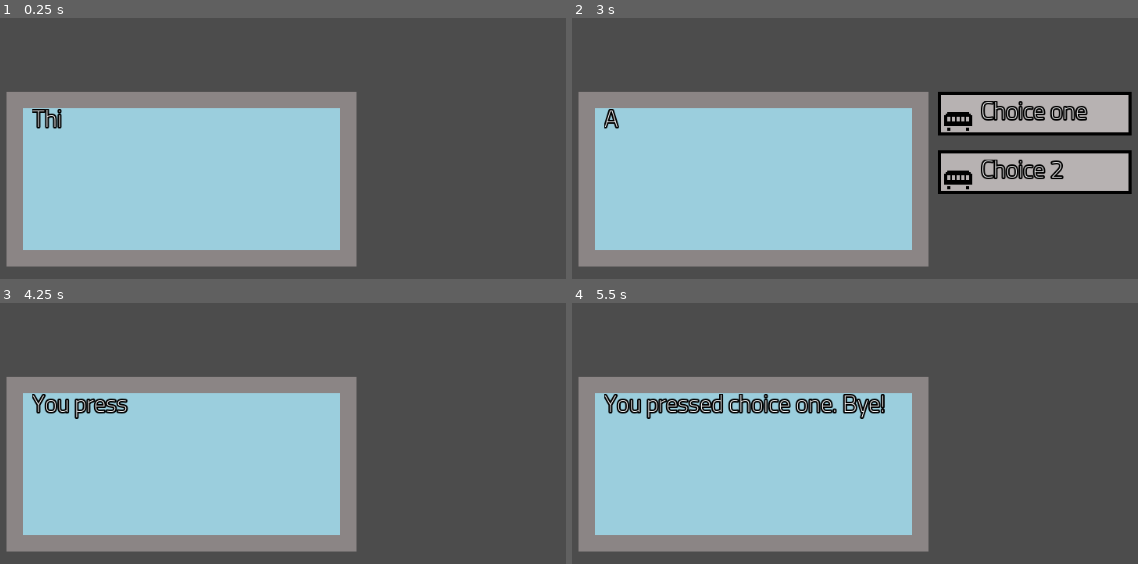
Above: before the commit, frames 1-4 (two rows, left to right).
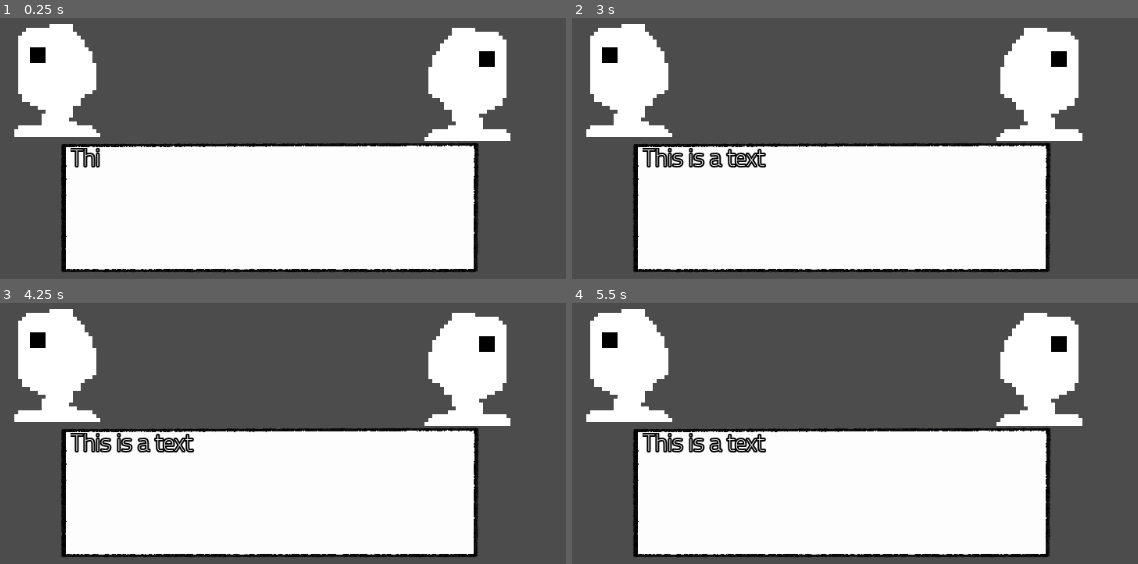
Above: after the commit, the same moments.

Repository: CtrlAltLeo/Horadeus
Game: Godot game, scene res://TextEngine/diobox.tscn
Two runs of this game, one before a commit and one after it. Both use one fixed random seed, a clock stepped at 60 frames per second and the inputs below. The project has no main scene, so this scene is started directly.
Inputs (mouse positions are in pixels of both pictures, inside the frame that each line leads up to):
- Up to frame 1 (0.25 s): no input
- Up to frame 2 (3 s): move the mouse to (753, 177) at 0.52 s; hold D 0.53-1.28 s; click (753, 177) at 0.6 s; tap Enter at 1.25, 2.75 s; move the mouse to (804, 67) at 1.27 s; hold S 1.28-2.03 s; click (804, 67) at 1.35 s; tap Space at 2 s; move the mouse to (outside the picture) at 2.02 s; hold D 2.03-2.78 s; click (outside the picture) at 2.1 s; move the mouse to (928, 138) at 2.77 s; hold W from 2.78 s (still down); click (928, 138) at 2.85 s
- Up to frame 3 (4.25 s): move the mouse to (464, 399) at 3.52 s; release W at 3.53 s; hold A from 3.53 s (still down); click (464, 399) at 3.6 s
- Up to frame 4 (5.5 s): move the mouse to (outside the picture) at 4.27 s; click (outside the picture) at 4.35 s; move the mouse to (1007, 329) at 5.02 s; release A at 5.03 s; hold S from 5.03 s (still down); click (1007, 329) at 5.1 s

The runs differ from the first frame. In frame 1, 61% of the frame differs, in the area x 1-91%, y 2-98%; in frame 2, 67%, in the area x 1-99%, y 2-98%; in frame 3, 61%; in frame 4, 61%.

Commit message:
Text Box, messing around with Directory Stuff

Diff:
--- a/TextEngine/diobox.gd
+++ b/TextEngine/diobox.gd
@@ -20,16 +20,25 @@
 onready var canSeeTimer = $canSeeTimer
 
 #All lines of text that will terminate the box
+#You'll need to put stuff here
 var ends = [2,3]
 
 #If active is a choice
 var isAChoice = false
 
+#DOn't put anything in this ARRAY!@!!
 var choiceTriggers = []
 
 #The actual Choice Text
 #Choice Format When It Triggers:How Many there are:ChoiceText1-X:Corrisponding Choice Destination
 var choices = ["1:2:Choice one:Choice 2:2:3"]
+
+onready var leftSprite = $leftSprite
+onready var rightSprite = $rightSprite
+
+var lSpriteTex = ""
+var rSpriteTex = ""
+
 
 func _ready():
 
@@ -38,6 +47,11 @@
 
 	textBoxText.text = text[active]
 	canSeeTimer.start()
+
+	if lSpriteTex != "" and rSpriteTex != "":
+
+		leftSprite.texture = load(lSpriteTex)
+		rightSprite.texture = load(rSpriteTex)
 
 
 
@@ -73,10 +87,12 @@
 
 func nextPage():
 
+	emit_signal("nextPage",active)
+
 	canSee = 0
 	endOfLine = false
 	active += 1
-	emit_signal("nextPage",active)
+
 	textBoxText.text = text[active]
 	canSeeTimer.start()
 
@@ -98,9 +114,9 @@
 
 func initChoices():
 	for i in choices:
-		print(i)
+		#print(i)
 		var choiceStaging = i.split(":")
-		print(choiceStaging[0])
+		#print(choiceStaging[0])
 		choiceTriggers.append(choiceStaging[0])
 
 func checkIfChoice():
@@ -138,9 +154,8 @@
 		nBox.connect("clicked",self, "FlipToPage")
 
 		if i < 3:
-			nBox.position = Vector2(600, 388 + (i * 75))
-		else:
-			nBox.position = Vector2(875, 388 +( abs(i/2) * 75 ))
+			nBox.position = Vector2(890, 440 + (i * 75))
+
 
 		$Choices.add_child(nBox)
 
--- a/TextEngine/diobox.tscn
+++ b/TextEngine/diobox.tscn
@@ -1,19 +1,20 @@
-[gd_scene load_steps=6 format=2]
+[gd_scene load_steps=7 format=2]
 
 [ext_resource path="res://TextEngine/dioTheme.tres" type="Theme" id=1]
-[ext_resource path="res://TextEngine/DioBox.png" type="Texture" id=2]
+[ext_resource path="res://TextEngine/TextBox1.png" type="Texture" id=2]
 [ext_resource path="res://TextEngine/diobox.gd" type="Script" id=3]
+[ext_resource path="res://GameAssets/NPC Text Faces/Face.png" type="Texture" id=4]
 [ext_resource path="res://UI/clickableObject.tscn" type="PackedScene" id=5]
 
 [sub_resource type="RectangleShape2D" id=1]
-extents = Vector2( 221.33, 108.28 )
+extents = Vector2( 265.331, 80.9658 )
 
 [node name="diobox" type="Node2D"]
 script = ExtResource( 3 )
 
 [node name="textBox" type="Sprite" parent="."]
-position = Vector2( 240, 472 )
-scale = Vector2( 7, 7 )
+position = Vector2( 350.739, 507.816 )
+scale = Vector2( 0.148935, 0.103047 )
 texture = ExtResource( 2 )
 
 [node name="text" type="RichTextLabel" parent="."]
@@ -21,10 +22,10 @@
 anchor_top = 0.5
 anchor_right = 0.5
 anchor_bottom = 0.5
-margin_left = 49.1078
-margin_top = 382.464
-margin_right = 433.107
-margin_bottom = 562.464
+margin_left = 98.0
+margin_top = 432.0
+margin_right = 609.0
+margin_bottom = 584.0
 mouse_filter = 2
 theme = ExtResource( 1 )
 visible_characters = 0
@@ -41,9 +42,22 @@
 [node name="clickableObject" parent="." instance=ExtResource( 5 )]
 
 [node name="CollisionShape2D" type="CollisionShape2D" parent="clickableObject"]
-position = Vector2( 240.443, 470.914 )
+position = Vector2( 352.251, 512.113 )
 shape = SubResource( 1 )
 
 [node name="Choices" type="Node2D" parent="."]
+
+[node name="leftSprite" type="Sprite" parent="."]
+position = Vector2( 86.4331, 338.165 )
+scale = Vector2( 5, 5 )
+z_index = -1
+texture = ExtResource( 4 )
+
+[node name="rightSprite" type="Sprite" parent="."]
+position = Vector2( 601.018, 343.029 )
+scale = Vector2( 5, 5 )
+z_index = -1
+texture = ExtResource( 4 )
+flip_h = true
 [connection signal="timeout" from="canSeeTimer" to="." method="_on_canSeeTimer_timeout"]
 [connection signal="clicked" from="clickableObject" to="." method="_on_clickableObject_clicked"]
--- /dev/null
+++ b/TextEngine/textSpawner.gd
@@ -0,0 +1,33 @@
+extends Node2D
+
+
+signal endBox(active)
+signal nextPage(active)
+
+
+var newBox = load("res://TextEngine/diobox.tscn")
+
+
+
+
+func addNew(textArray,ends,choices,rSprite,lSprite):
+	var box = newBox.instance()
+	box.text = textArray
+	box.ends = ends
+	box.choices = choices
+	box.rSpriteTex = rSprite
+	box.lSpriteTex = lSprite
+
+	box.connect("endBox",self,"endOfABox")
+	box.connect("nextPage",self,"endOfAPage")
+
+	self.add_child(box)
+
+func endOfABox(active):
+	emit_signal("endBox",active)
+	print(active)
+
+
+func endOfAPage(active):
+	emit_signal("nextPage", active)
+	print(active)
--- /dev/null
+++ b/TextEngine/textSpawner.tscn
@@ -0,0 +1,6 @@
+[gd_scene load_steps=2 format=2]
+
+[ext_resource path="res://TextEngine/textSpawner.gd" type="Script" id=1]
+
+[node name="textSpawner" type="Node2D"]
+script = ExtResource( 1 )
--- a/project.godot
+++ b/project.godot
@@ -18,6 +18,10 @@
 config/name="Horadeus"
 config/icon="res://icon.png"
 
+[autoload]
+
+CreateNewTextBox="*res://TextEngine/createNewTextBox.gd"
+
 [input]
 
 leftMouse={
Renamed: 3DEnviorments/Market.gltf -> GameAssets/3DEnviorments/Market.gltf
Not shown, changed: GameAssets/3DEnviorments/Market.gltf.import
Binary file added: GameAssets/NPC Text Faces/Face.png
Not shown, added: GameAssets/NPC Text Faces/Face.png.import
Binary file added: TextEngine/TextBox1.png
Not shown, added: TextEngine/TextBox1.png.import
